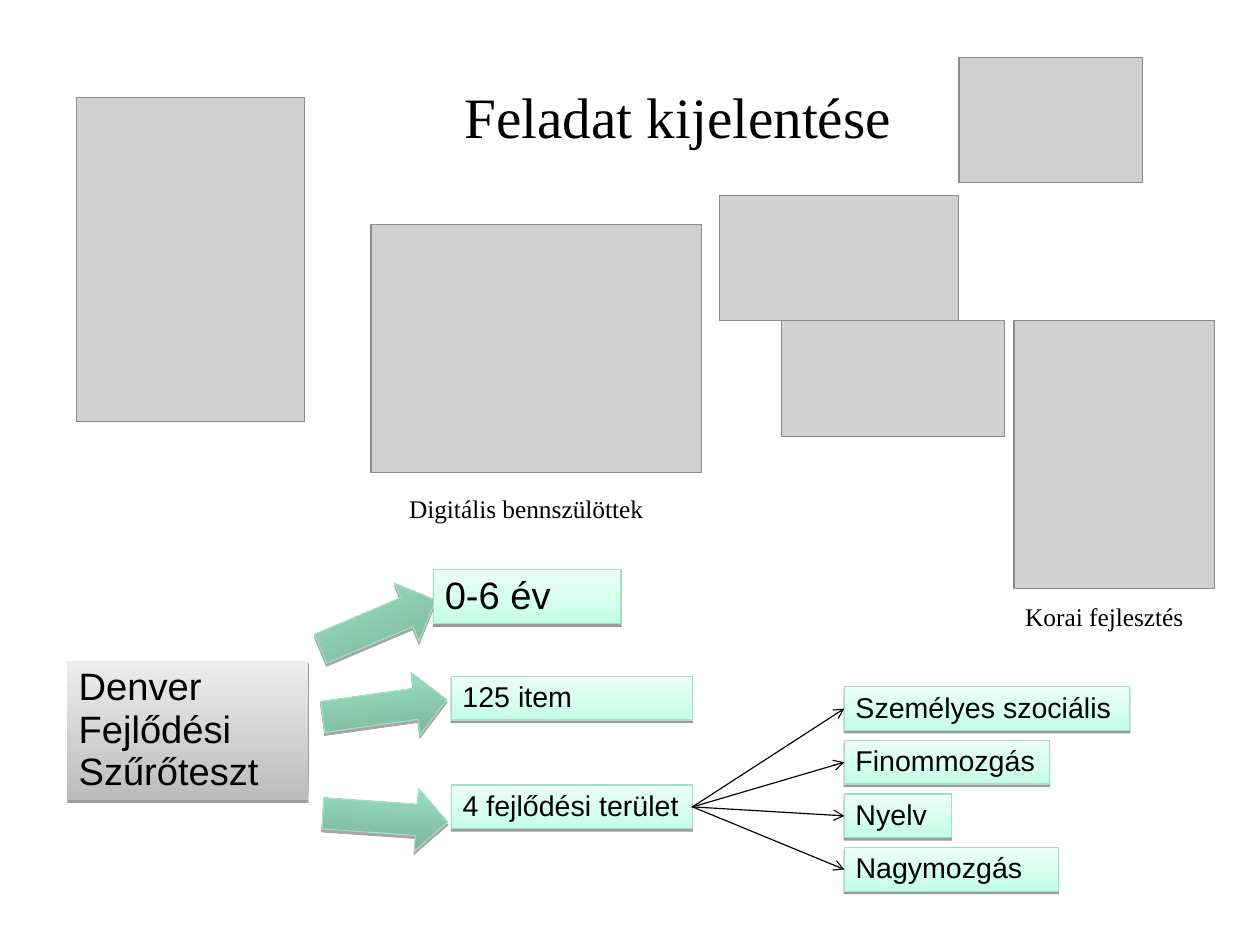
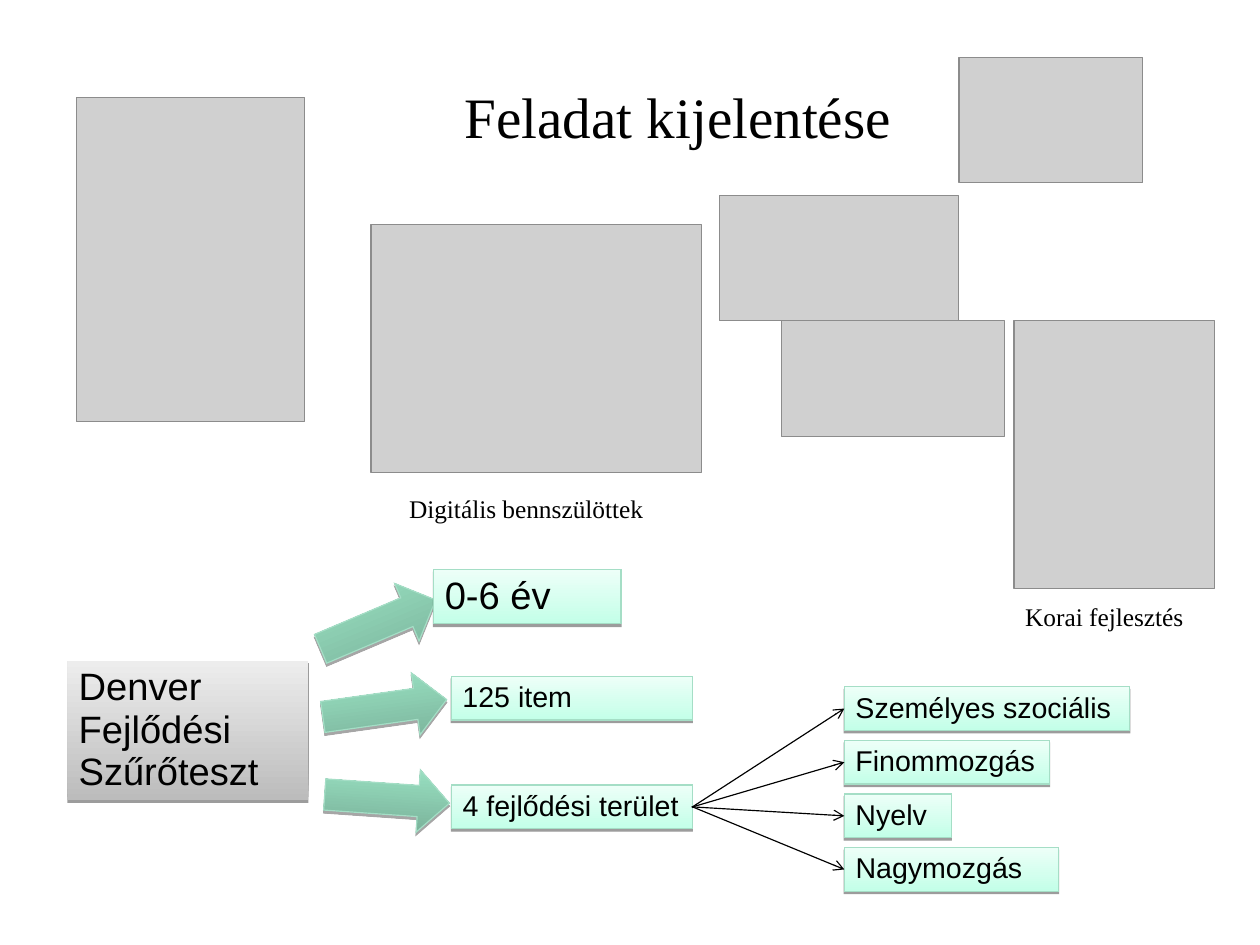
Before and after one commit to necrology27/babybook, a slide deck: slide 2 of prezentation/1. LeadingSoft_projekt.ppt. Drawn at 1260x945 pixels with LibreOffice and Linux fonts; fonts in the diff are those of the drawing; grey boxes stand for pictures; background and template pictures are left out. Boxes give left, top, right and bottom in pixels: in the first picture for what was removed or moved away, otherwise in the second. Text is boxed around its words. In the diff, an @@ line names an element or a change of style, - is before the commit and + after.

```diff
--- a/prezentation/1. LeadingSoft_projekt.ppt
+++ b/prezentation/1. LeadingSoft_projekt.ppt
@@ right arrow: place and size @@
-right arrow at bbox=[320, 782, 449, 854]
+right arrow at bbox=[323, 764, 451, 836]
```
Also in this commit, not shown: 6 other slides changed, 1 slide added, 1 slide removed, 5 other files.
